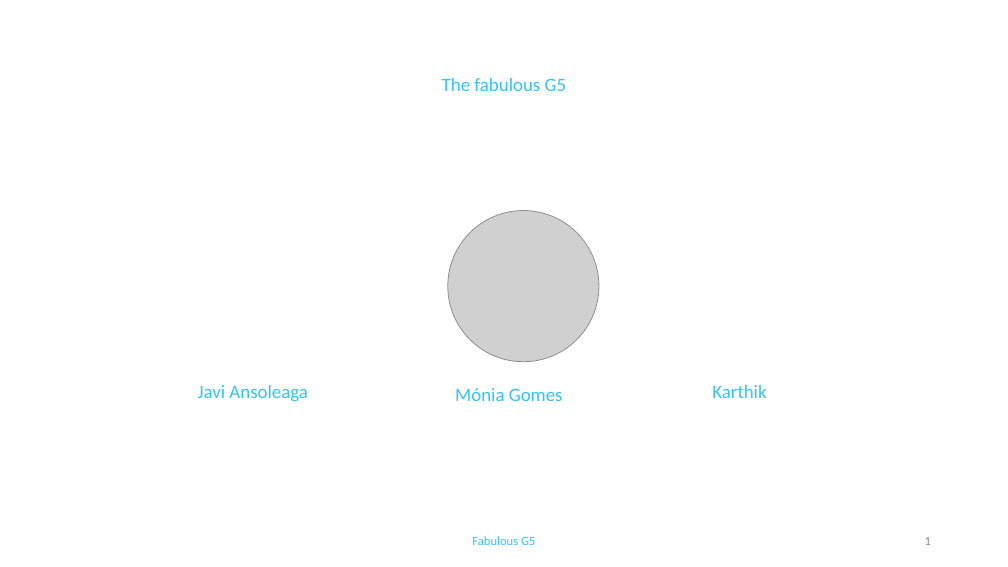
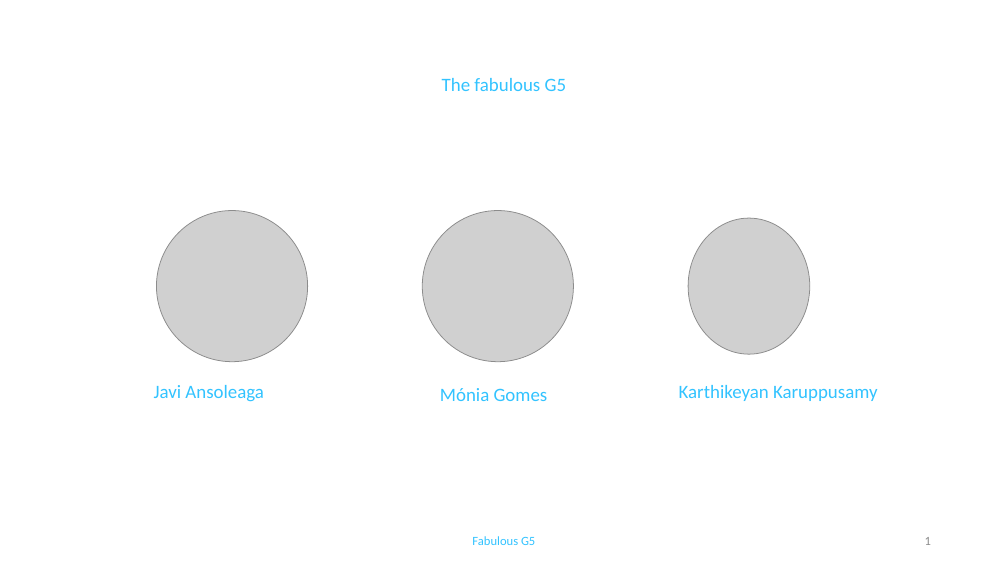
Before and after one commit to Grimngor/Project-NLP-G5, a slide deck: slide 1 of NLP Project - G5.pptx. Drawn at 1008x567 pixels with LibreOffice and Linux fonts; fonts in the diff are those of the drawing; grey boxes stand for pictures. Boxes give left, top, right and bottom in pixels: in the first picture for what was removed or moved away, otherwise in the second. Text is boxed around its words. In the diff, an @@ line names an element or a change of style, - is before the commit and + after.

```diff
--- a/NLP Project - G5.pptx
+++ b/NLP Project - G5.pptx
@@ picture added at <box>157,211,308,362</box> @@
@@ picture: place and size @@
-picture at <box>448,211,599,362</box>
+picture at <box>423,211,574,362</box>
@@ picture added at <box>688,219,810,355</box> @@
@@ text "Javi Ansoleaga": place and size @@
-text "Javi Ansoleaga" at <box>198,385,308,402</box>
+text "Javi Ansoleaga" at <box>154,385,264,402</box>
@@ text "Mónia Gomes": place and size @@
-text "Mónia Gomes" at <box>455,388,563,401</box>
+text "Mónia Gomes" at <box>440,388,548,401</box>
@@ text at <box>679,385,878,401</box>: text changed @@
-Karthik
+Karthikeyan Karuppusamy
```
Also in this commit, not shown: 2 other slides changed, 1 slide added, 1 slide removed.
